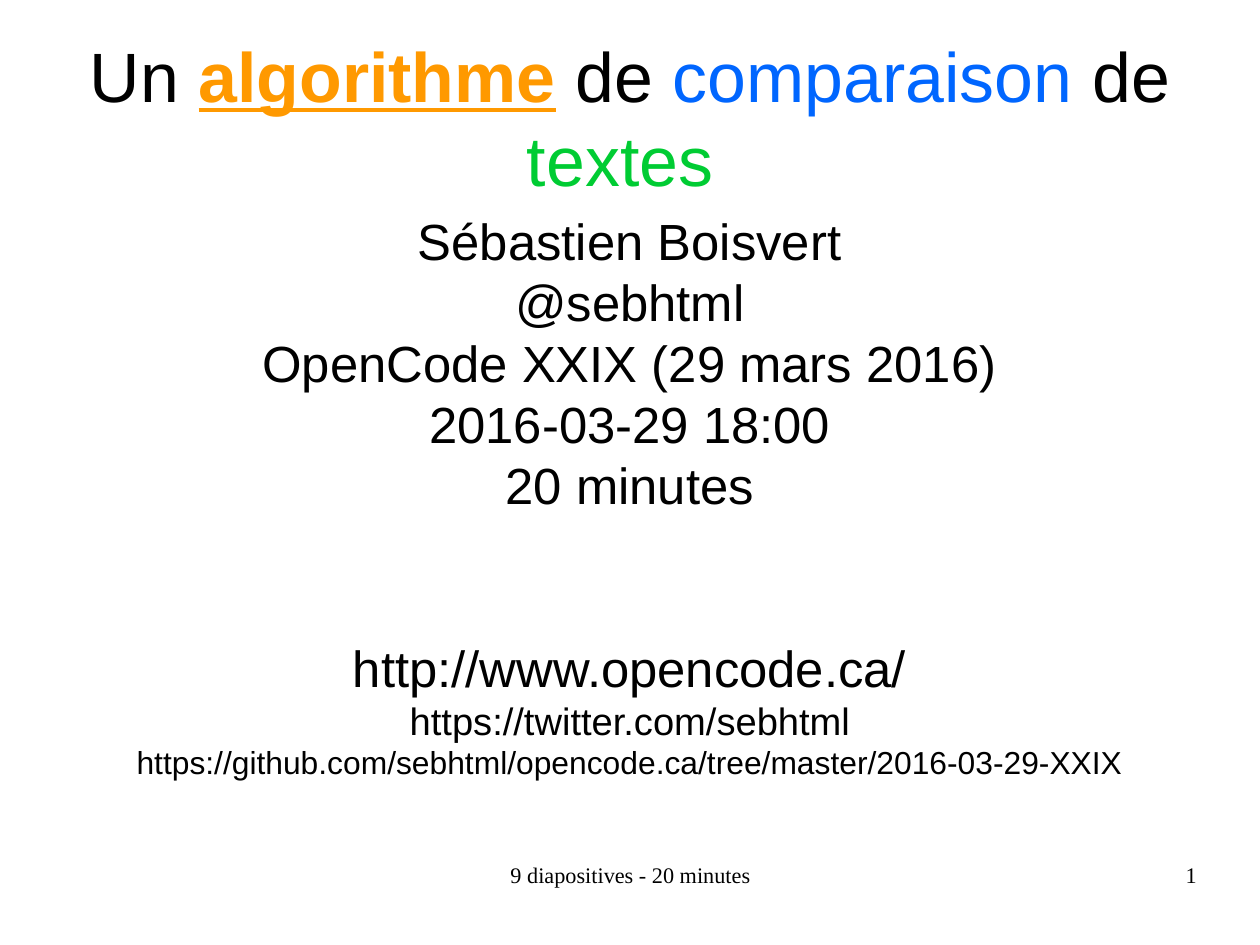
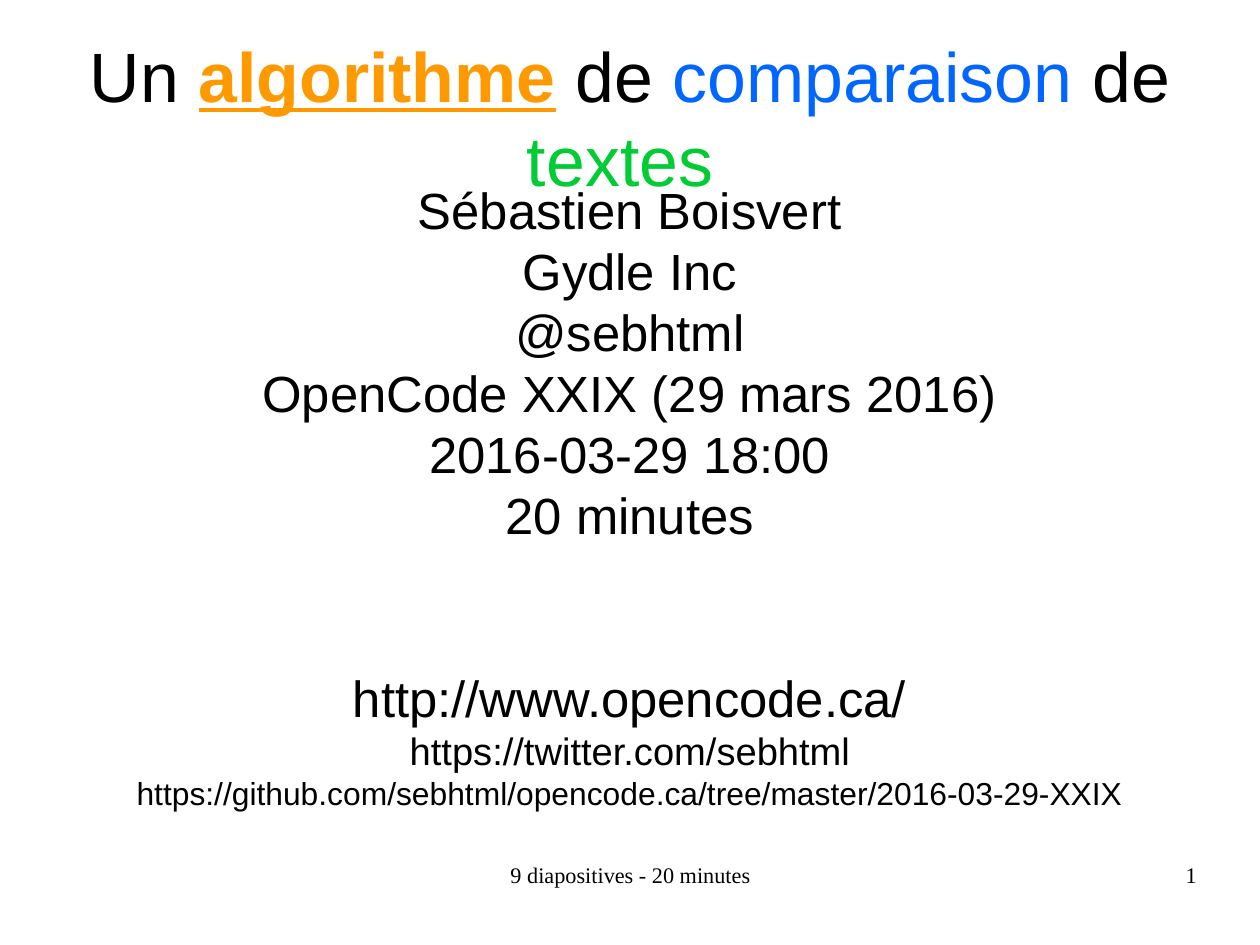
Before and after one commit to sebhtml/opencode.ca, a slide deck: slide 1 of 2016-03-29-XXIX/opencode-2016-03-29-sebhtml-dynamic-programming-lisp.odp. Drawn at 1260x945 pixels with LibreOffice and Linux fonts; fonts in the diff are those of the drawing. Boxes give left, top, right and bottom in pixels: in the first picture for what was removed or moved away, otherwise in the second. Text is boxed around its words. In the diff, an @@ line names an element or a change of style, - is before the commit and + after.

```diff
--- a/2016-03-29-XXIX/opencode-2016-03-29-sebhtml-dynamic-programming-lisp.odp
+++ b/2016-03-29-XXIX/opencode-2016-03-29-sebhtml-dynamic-programming-lisp.odp
@@ subtitle "Sébastien Boisvert": place and size @@
-subtitle "Sébastien Boisvert" at (137, 222, 1122, 780)
+subtitle "Sébastien Boisvert" at (137, 191, 1122, 810)
@@ subtitle at (523, 253, 737, 301): paragraph added @@
+Gydle Inc
```
Also in this commit, not shown: 3 other slides changed, 2 slides added, 2 other files.
